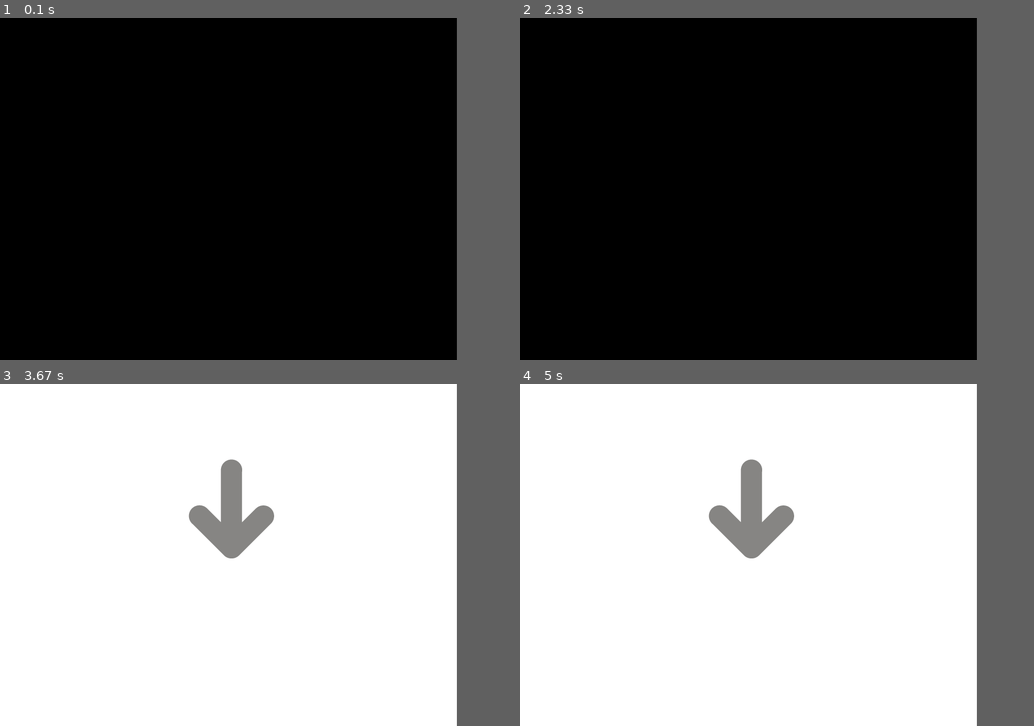
Above: before the commit, frames 1-4 (two rows, left to right).
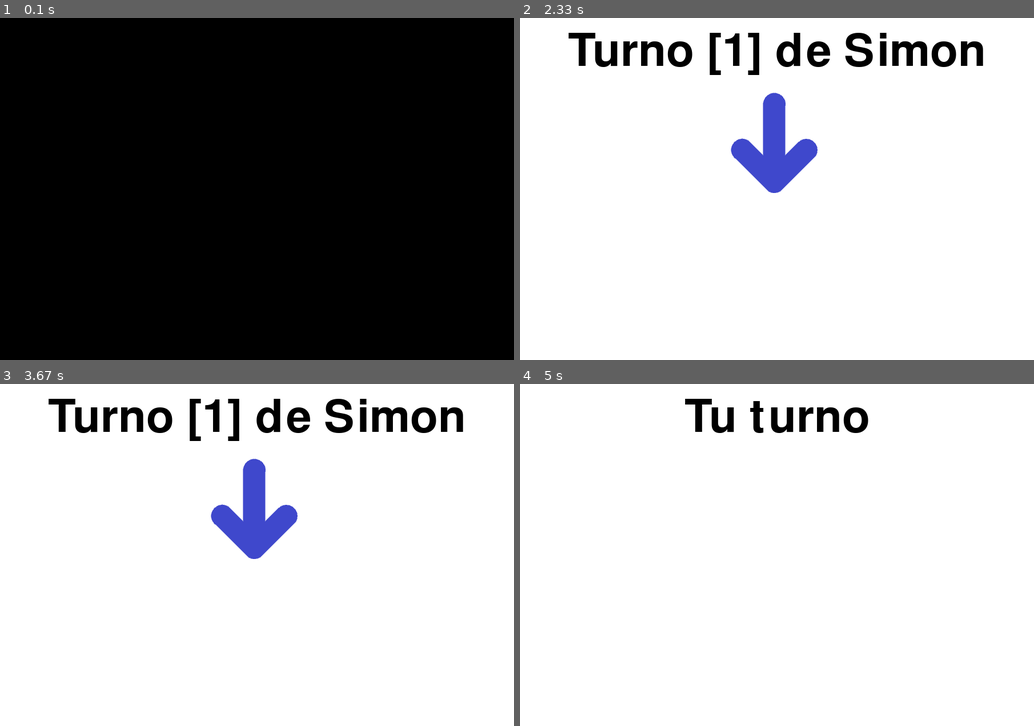
Above: after the commit, the same moments.

Repository: superjuegospy/SimonGame
Game: pygame game, started from pruebaPygame.py
The game is run twice, just before and just after one commit, with the same random seed, the same clock (stepped at 60 frames per second) and the same inputs.
Inputs:
- Up to frame 1 (0.1 s): no input
- Up to frame 2 (2.33 s): no input
- Up to frame 3 (3.67 s): no input
- Up to frame 4 (5 s): no input
In our replay, the window is 800x600 before the commit and 900x600 after it. These sizes can differ from the game's own. Grey fills any space a smaller window leaves; there, only what the larger window draws over its background counts as a difference.

The runs differ from the first frame. In frame 1, only the window size differs. In frame 2, 86% of the frame differs, in the area x 0-91%, y 0-100%; in frame 3, 6.7%; in frame 4, 3.5%.

Commit message:
Correcta comunicacion entre simon y el usuario

Diff:
--- a/pruebaPygame.py
+++ b/pruebaPygame.py
@@ -3,7 +3,7 @@
 
 pygame.init()
 
-display_width = 800
+display_width = 900
 display_height = 600
 
 black = (0,0,0) #rgb
@@ -22,10 +22,25 @@
 listImg.append( pygame.image.load('flechaDown.png')) #Solo vamos a cargar la imagen
 listImg.append( pygame.image.load('flechaLeft.png') )#Solo vamos a cargar la imagen
 listImg.append( pygame.image.load('flechaRight.png')) #Solo vamos a cargar la imagen
+Good = pygame.image.load('good.png')
+bien = pygame.image.load('like.png')
 
 def mostrar(imagenObj,x,y):
     """ Mostrar una imagen a partir de coordenadas """
     gameDisplay.blit(imagenObj,(x,y))
+
+def text_objects(text,font):
+    textSurface = font.render(text,True,black)
+    return textSurface, textSurface.get_rect()
+
+def message_display(text,centerX,centerY):
+    largeText = pygame.font.Font('freesansbold.ttf',80)
+    textSurface, textRect = text_objects(text,largeText)
+    textRect.center = ((centerX,centerY))
+    gameDisplay.blit(textSurface,textRect)
+
+    pygame.display.update()
+    time.sleep(1)
 
 def game_loop():
     """ Realiza el loop del juego"""
@@ -41,12 +56,13 @@
 
     while not gameExit:
         if turno == "simon":
-
+            # message_display("Turno de Simon",display_width/2,display_height*0.1)
             print("longitud de simon:",len(simon),"num_simon",num_simon)
 
             if num_simon == len(simon):
                 turno ="user"
                 num_intents=0
+                imagen=None
             else:
                 print("Asigno imagen del simon numero:",num_simon)
                 print(simon)
@@ -54,20 +70,20 @@
                 print(imagen)
                 num_simon+=1
 
-        elif turno =="user":
-            for event in pygame.event.get():
-                if event.type == pygame.QUIT:#la x de la ventana
-                    gameExit=True
-                if event.type == pygame.KEYDOWN:
-                    if event.key == pygame.K_UP:
-                        num_user = 0
-                    elif event.key == pygame.K_DOWN:
-                        num_user = 1
-                    elif event.key == pygame.K_LEFT:
-                        num_user = 2
-                    elif event.key == pygame.K_RIGHT:
-                        num_user = 3
+        for event in pygame.event.get():
+            if event.type == pygame.QUIT:#la x de la ventana
+                gameExit=True
+            if event.type == pygame.KEYDOWN:
+                if event.key == pygame.K_UP:
+                    num_user = 0
+                elif event.key == pygame.K_DOWN:
+                    num_user = 1
+                elif event.key == pygame.K_LEFT:
+                    num_user = 2
+                elif event.key == pygame.K_RIGHT:
+                    num_user = 3
 
+                if turno =="user":
                     #si el num_intents es menor que el la cantidad de numeros que hay en el simon
                     if num_intents < (len(simon)):
                         #Valido la el numero con el simon
@@ -77,7 +93,7 @@
                             imagen = listImg[num_user]
                             num_intents+=1
                         else:#Si se equivoca, termina el juego
-                            print("Fin del juego, perdiste era",simon[num_intents])
+                            message_display("Perdiste!",display_width/2,display_height*.7)
                             gameExit=True
                     if num_intents == (len(simon)):#atinó todas, le toca a simon
                         turno = "simon"
@@ -85,18 +101,33 @@
                         simon.append(random.randint(0,3))
                         #reset el num_simon para que muestre desde 0
                         num_simon=0
-                print(event)
+            print(event)
 
 
-        gameDisplay.fill(white)#importa orden en que pintas
+        gameDisplay.fill(white)
+        #importa orden en que pintas
 
         if imagen is not None:
-            #Mostramos la flechaa adecuada
+
+            if turno == "simon" and num_simon == 1:
+                time.sleep(2)
             mostrar(imagen,display_width*0.4,display_height*0.2)
-            if turno == "simon":
-                time.sleep(3)#Esperate para que alcance a ver el usuario
 
-        pygame.display.flip()#tambien se puede usra .flip() pero es para toda la pantalla
+            if turno == "simon" and num_simon > 0:
+                message_display("Turno ["+str(num_simon)+"] de Simon",display_width/2,display_height*.1)
+                time.sleep(1)#Esperate para que alcance a ver el usuario
+
+            if turno == "user" and num_intents > 0 and num_simon is not 0:
+                mostrar(bien,display_width*.35,display_height*0.55 )
+
+        if turno == "user" and num_intents == 0:
+            message_display("Tu turno",display_width/2,display_height*0.1)
+        elif turno == "simon" and num_simon ==0:
+            mostrar(Good,display_width*.25,display_height*0.2)
+            # time.sleep(2)
+            # gameDisplay.fill(white)
+
+        pygame.display.update()#tambien se puede usar .flip() pero es para toda la pantalla
         clock.tick(30)#Frames per second
 
 game_loop()
Binary file changed: flechaDown.png
Binary file changed: flechaLeft.png
Binary file changed: flechaRight.png
Binary file changed: flechaUp.png
Binary file added: good.png
Binary file added: like.png
